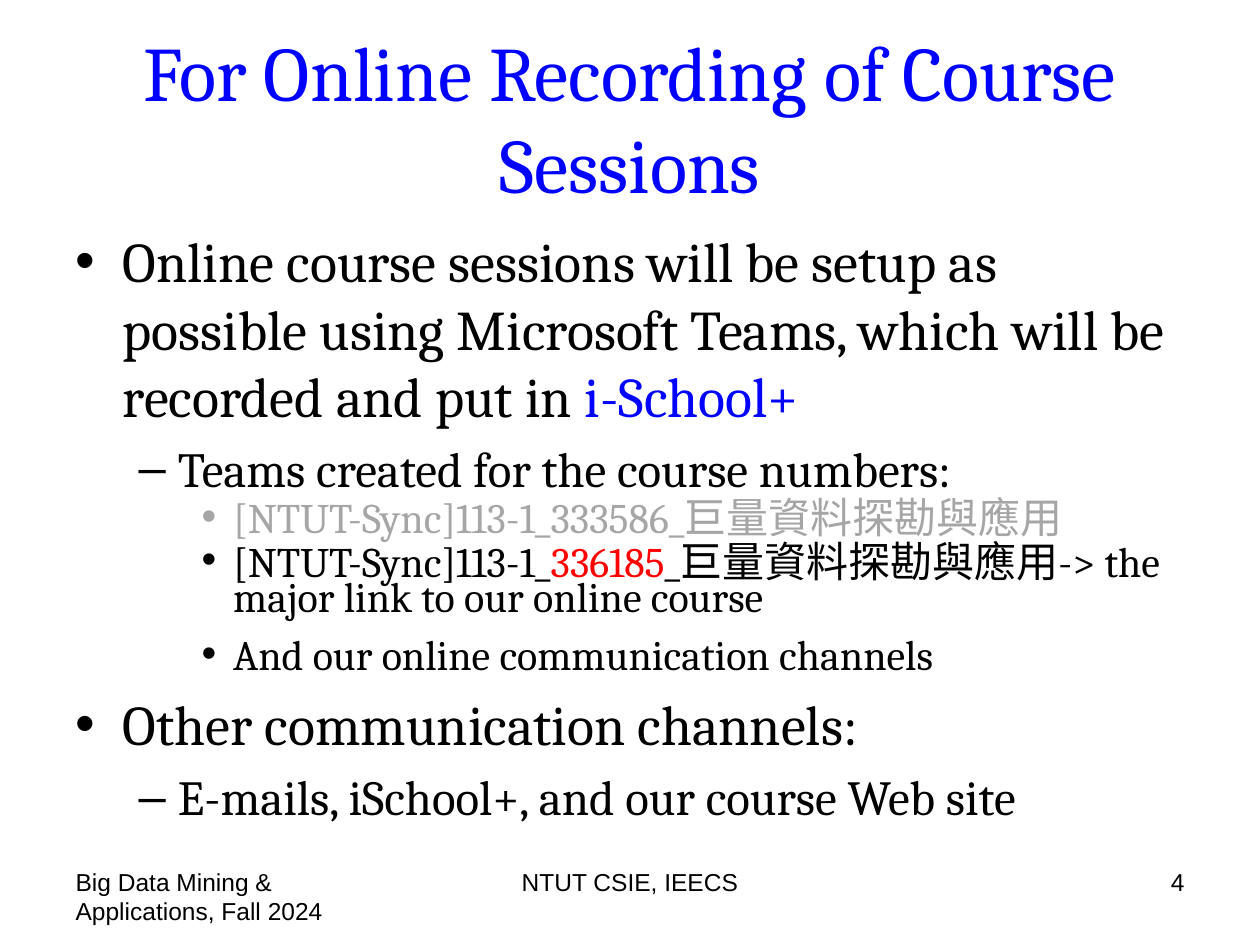
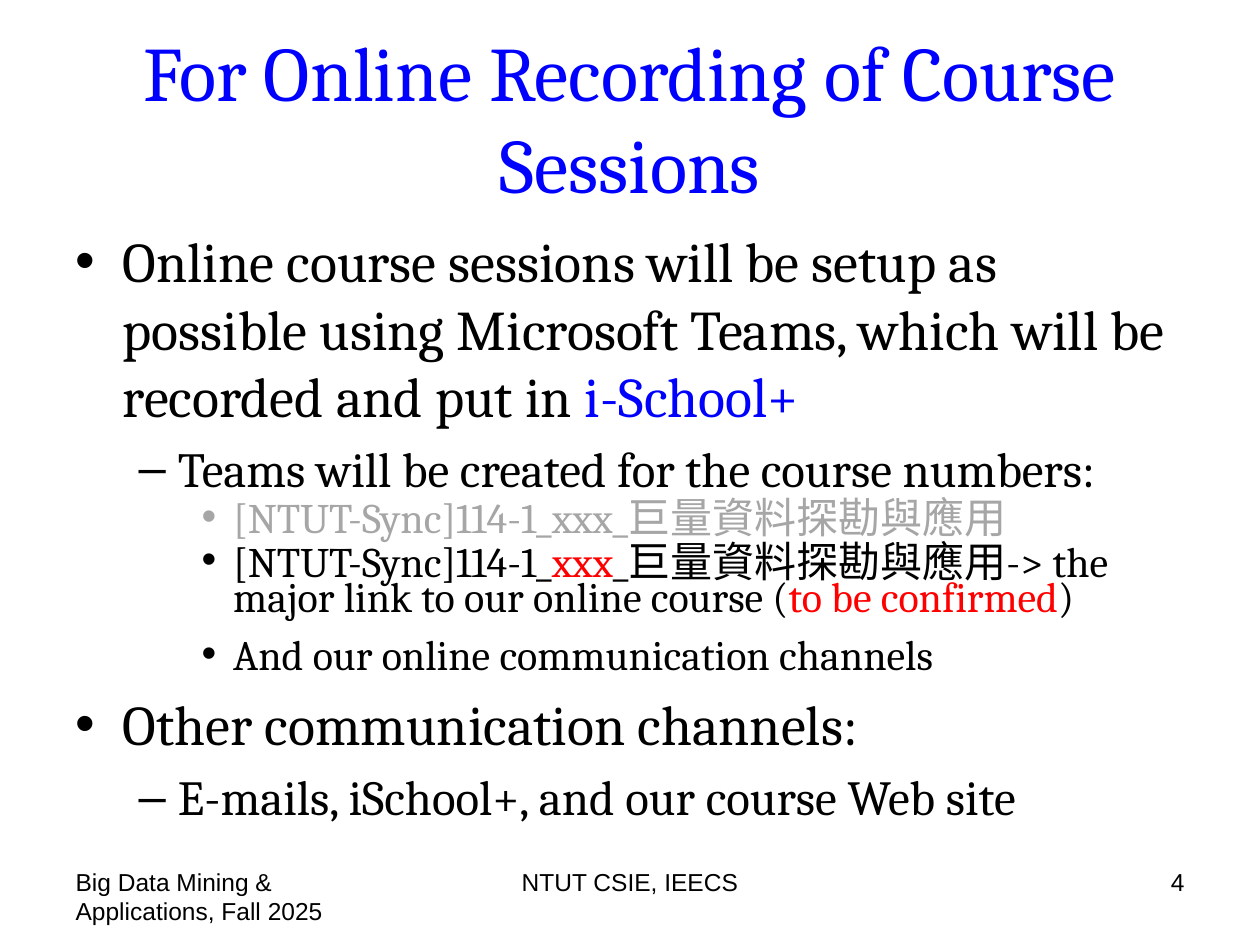
Before and after one commit to chriswjh/chriswjh.github.io, a slide deck: slide 4 of BDM/00-overview.pptx. Drawn at 1260x945 pixels with LibreOffice and Linux fonts; fonts in the diff are those of the drawing. Boxes give left, top, right and bottom in pixels: in the first picture for what was removed or moved away, otherwise in the second. Text is boxed around its words. In the diff, an @@ line names an element or a change of style, - is before the commit and + after.

```diff
--- a/BDM/00-overview.pptx
+++ b/BDM/00-overview.pptx
@@ text at <box>178,452,1108,621</box>: text changed @@
-  – Teams created for the course numbers:
-    • [NTUT-Sync]113-1_333586_巨量資料探勘與應用
-    • [NTUT-Sync]113-1_336185_巨量資料探勘與應用-> the major link to our online course
+  – Teams will be created for the course numbers:
+    • [NTUT-Sync]114-1_xxx_巨量資料探勘與應用
+    • [NTUT-Sync]114-1_xxx_巨量資料探勘與應用-> the major link to our online course (to be confirmed)
@@ text at <box>76,873,323,925</box>: text changed @@
-Big Data Mining & Applications, Fall 2024
+Big Data Mining & Applications, Fall 2025
```
Also in this commit, not shown: 56 other slides changed.
